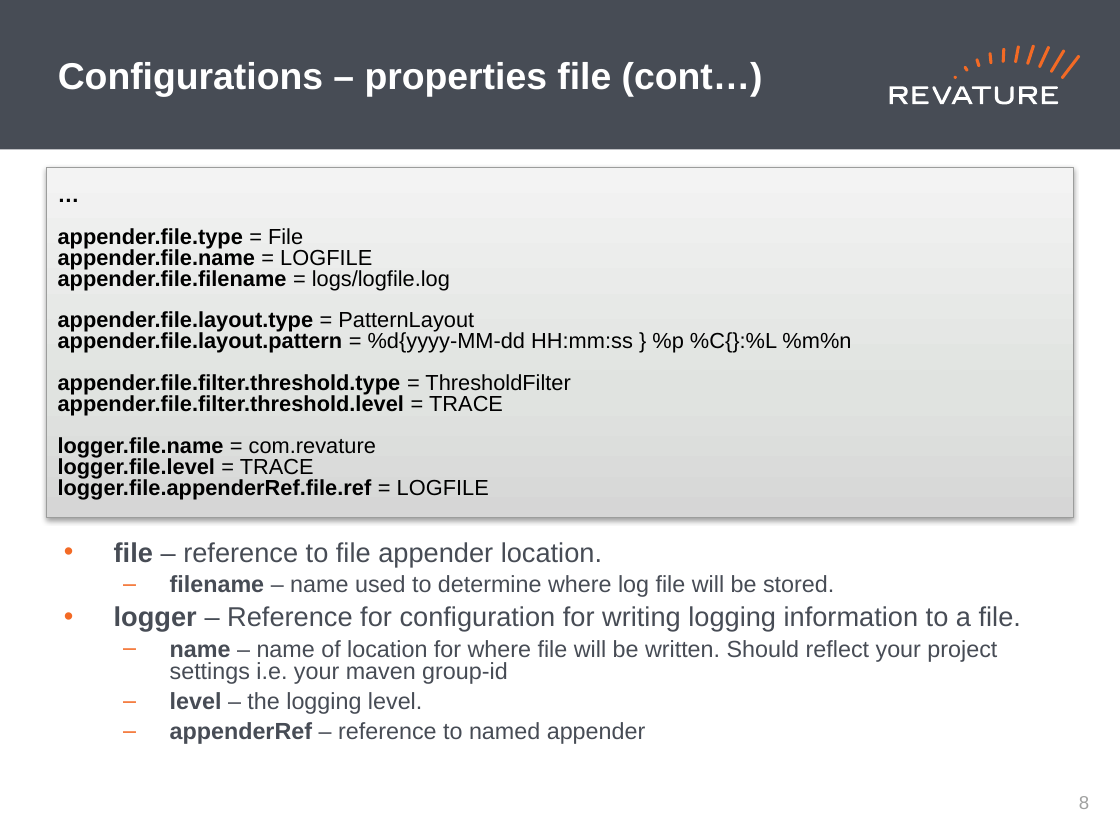
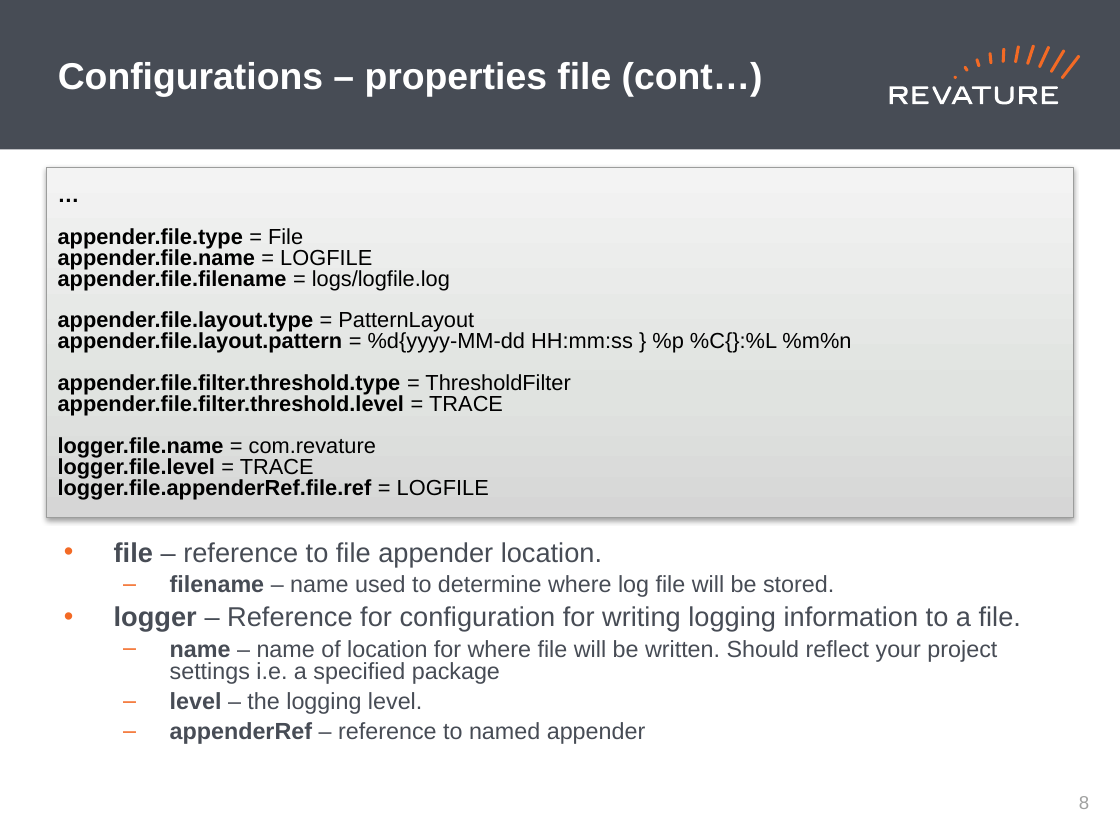
Before and after one commit to jhigherevature/8302021_RAP, a slide deck: slide 9 of powerpoints/Day_29.pptx. Drawn at 1120x840 pixels with LibreOffice and Linux fonts; fonts in the diff are those of the drawing. Boxes give left, top, right and bottom in pixels: in the first picture for what was removed or moved away, otherwise in the second. Text is boxed around its words. In the diff, an @@ line names an element or a change of style, - is before the commit and + after.

```diff
--- a/powerpoints/Day_29.pptx
+++ b/powerpoints/Day_29.pptx
@@ text at box(170, 640, 997, 684): text changed @@
-  – name – name of location for where file will be written. Should reflect your project settings i.e. your maven group-id
+  – name – name of location for where file will be written. Should reflect your project settings i.e. a specified package
```
Also in this commit, not shown: 6 other files.
